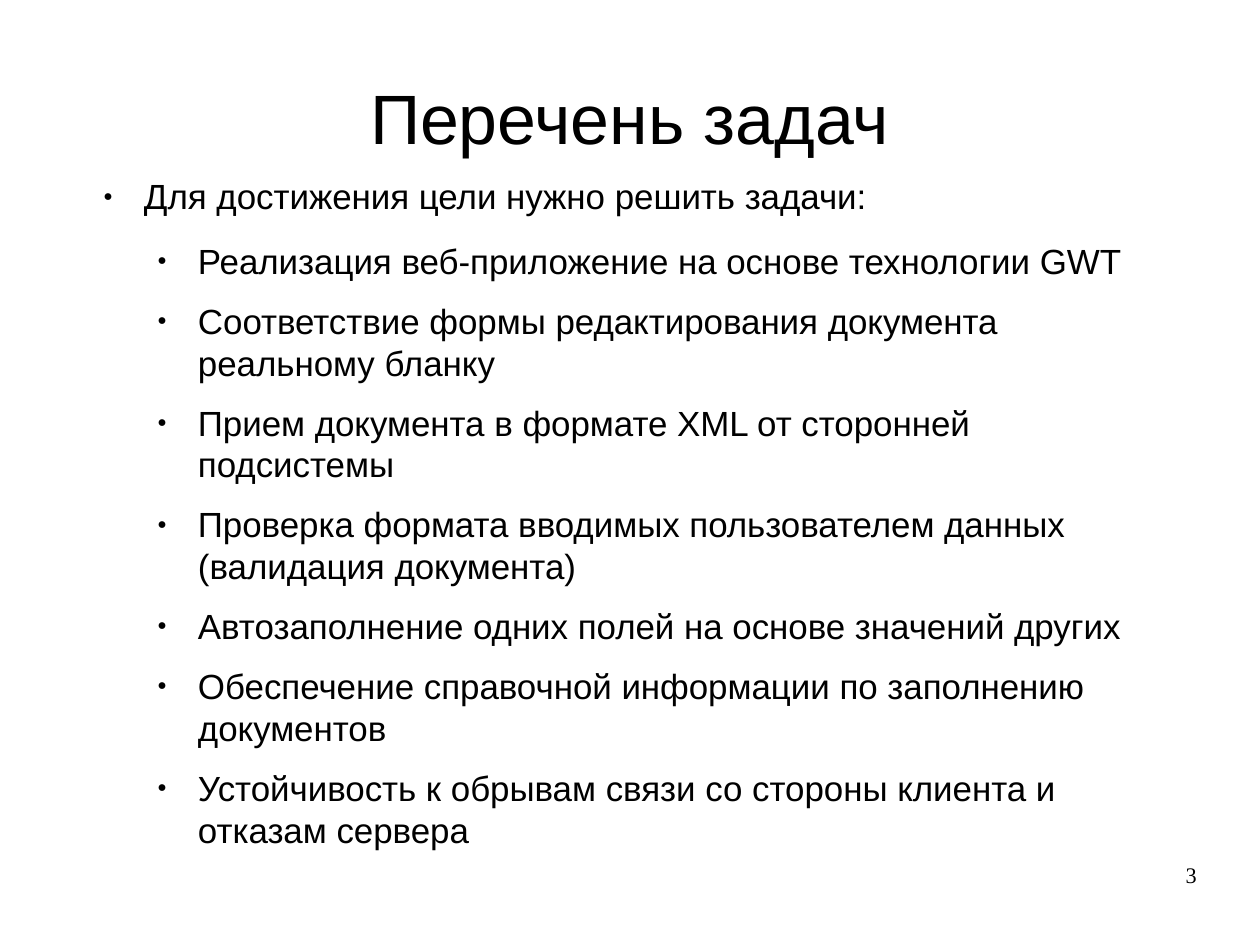
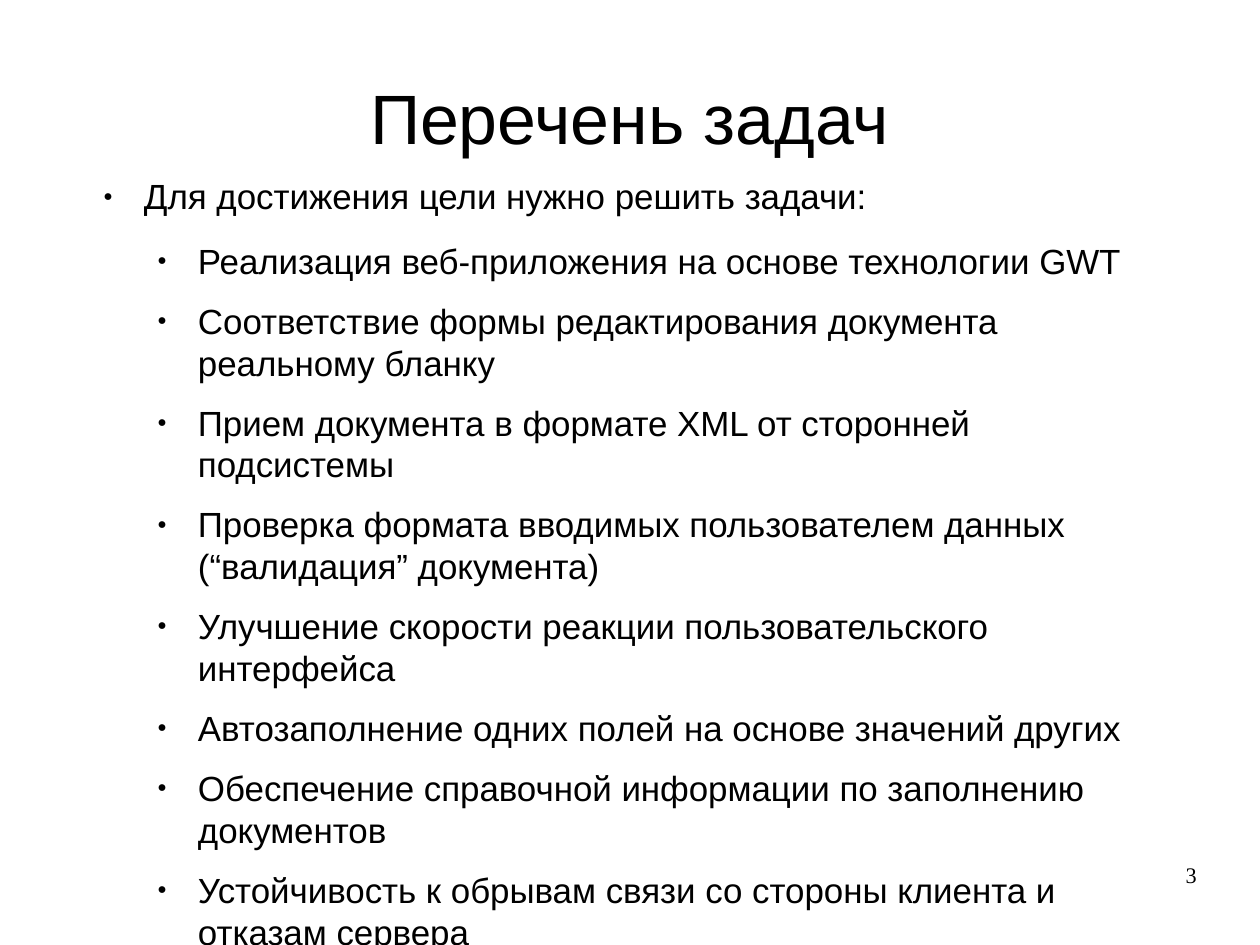
Before and after one commit to aeremenok/a-team-777, a slide deck: slide 3 of diploma/eav/diploma/demo.odp. Drawn at 1260x945 pixels with LibreOffice and Linux fonts; fonts in the diff are those of the drawing. Boxes give left, top, right and bottom in pixels: in the first picture for what was removed or moved away, otherwise in the second. Text is boxed around its words. In the diff, an @@ line names an element or a change of style, - is before the commit and + after.

```diff
--- a/diploma/eav/diploma/demo.odp
+++ b/diploma/eav/diploma/demo.odp
@@ text at (x1=198, y1=248, x2=1120, y2=281): text changed @@
-  ● Реализация веб-приложение на основе технологии GWT
+  ● Реализация веб-приложения на основе технологии GWT
@@ text at (x1=198, y1=511, x2=1065, y2=688): text changed @@
-  ● Проверка формата вводимых пользователем данных (валидация документа)
+  ● Проверка формата вводимых пользователем данных (“валидация” документа)
+  ● Улучшение скорости реакции пользовательского интерфейса
```
Also in this commit, not shown: 7 other slides changed, 2 other files.
